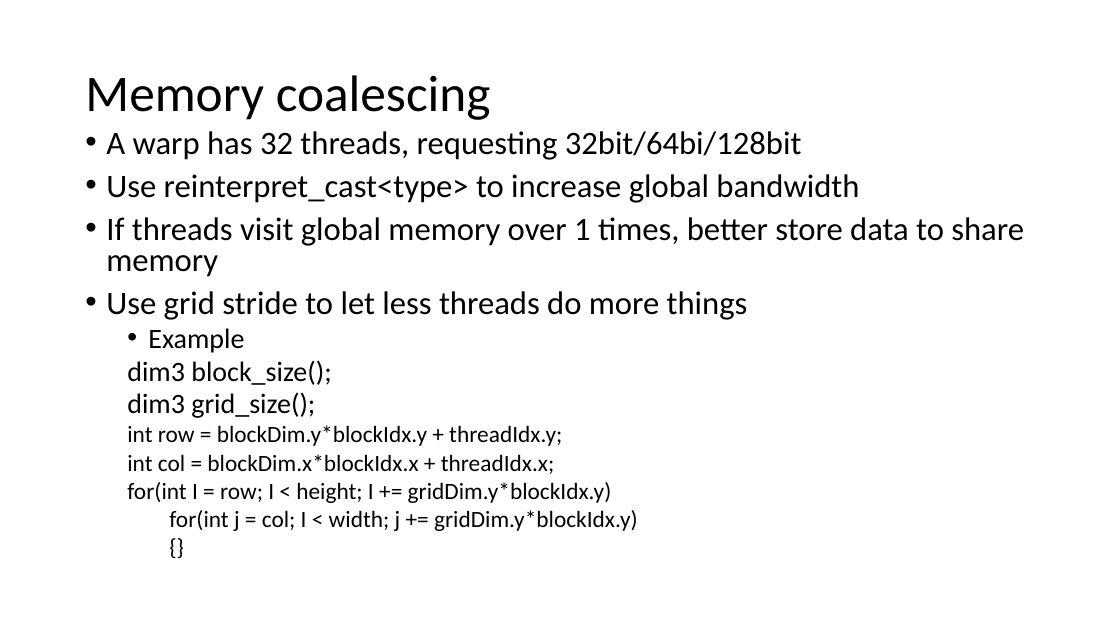
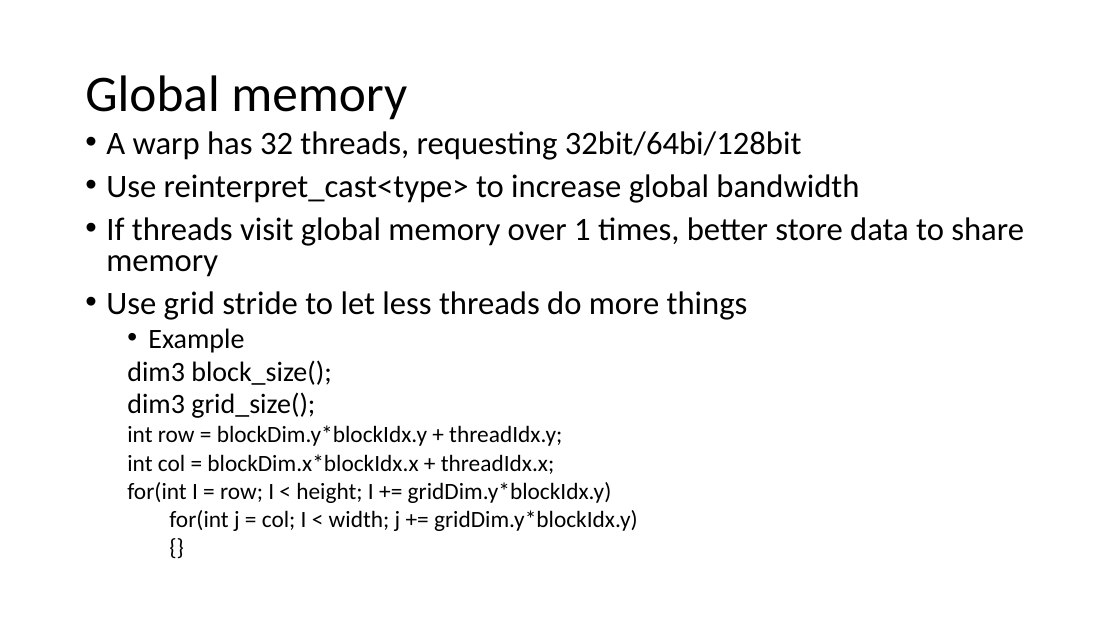
Before and after one commit to Dengjianping/JenkinsTest, a slide deck: slide 2 of cuda_leaning.pptx. Drawn at 1120x630 pixels with LibreOffice and Linux fonts; fonts in the diff are those of the drawing. Boxes give left, top, right and bottom in pixels: in the first picture for what was removed or moved away, otherwise in the second. Text is boxed around its words. In the diff, an @@ line names an element or a change of style, - is before the commit and + after.

```diff
--- a/cuda_leaning.pptx
+++ b/cuda_leaning.pptx
@@ title at <box>85,75,407,120</box>: text changed @@
-Memory coalescing
+Global memory
```
Also in this commit, not shown: 2 other slides changed, 1 slide added.
